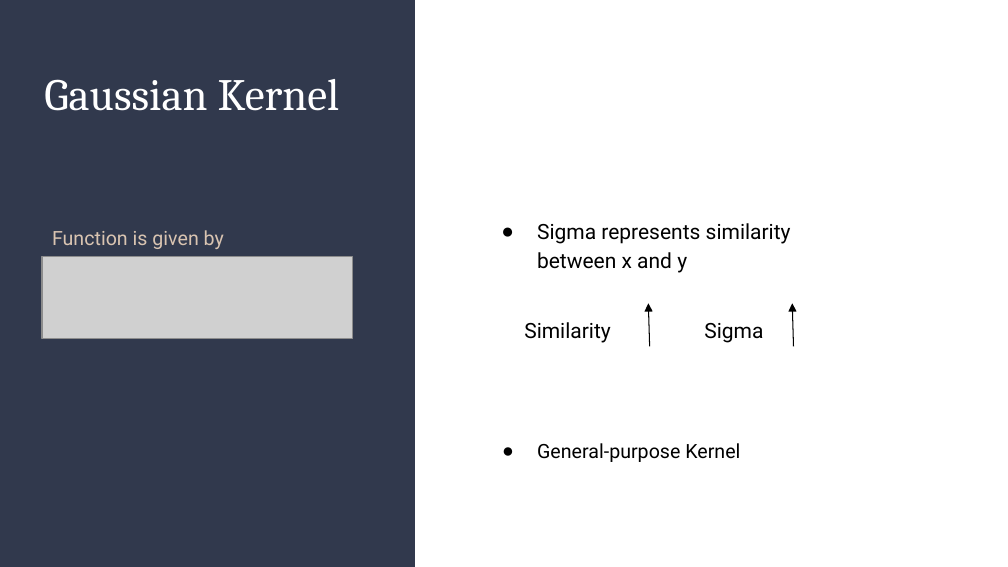
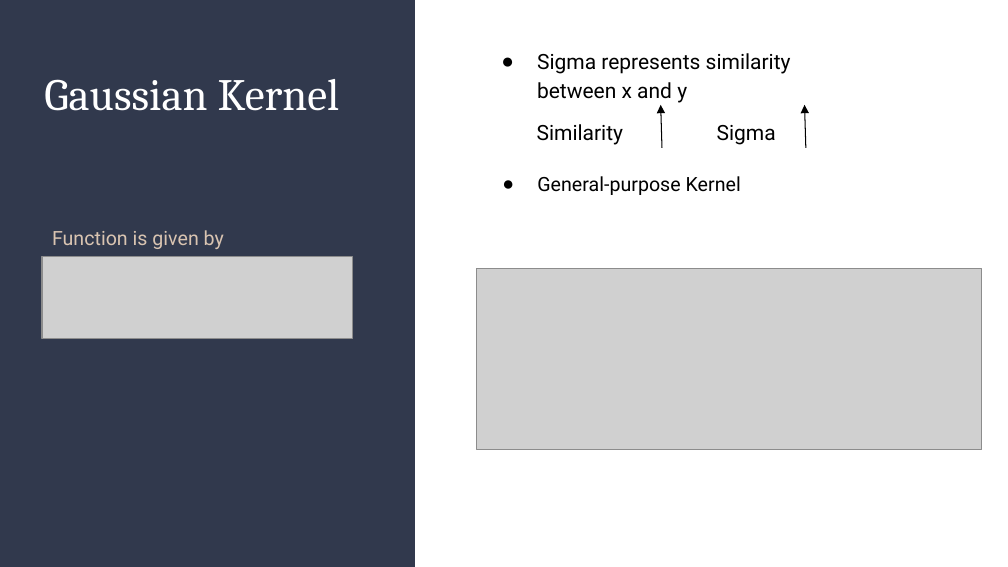
Before and after one commit to smlra-kjsce/ML-101-2021, a slide deck: slide 8 of SVM/Supporting the Support Vector Machines (SVMs).pptx (slide 13 before the commit). Drawn at 1008x567 pixels with LibreOffice and Linux fonts; fonts in the diff are those of the drawing; grey boxes stand for pictures. Boxes give left, top, right and bottom in pixels: in the first picture for what was removed or moved away, otherwise in the second. Text is boxed around its words. In the diff, an @@ line names an element or a change of style, - is before the commit and + after.

```diff
--- a/SVM/Supporting the Support Vector Machines (SVMs).pptx
+++ b/SVM/Supporting the Support Vector Machines (SVMs).pptx
@@ text "Sigma represents similarity between x ...": place and size @@
-text "Sigma represents similarity between x ..." at bbox=[537, 223, 791, 273]
+text "Sigma represents similarity between x ..." at bbox=[537, 53, 791, 103]
@@ 2 texts, 2 arrows: place and size @@
-2 texts, 2 arrows at bbox=[524, 303, 793, 347]
+2 texts, 2 arrows at bbox=[537, 105, 805, 148]
@@ text "General-purpose Kernel": place and size @@
-text "General-purpose Kernel" at bbox=[537, 443, 740, 462]
+text "General-purpose Kernel" at bbox=[537, 176, 741, 195]
@@ picture added at bbox=[477, 268, 982, 450] @@
```
Also in this commit, not shown: 4 slides added.
